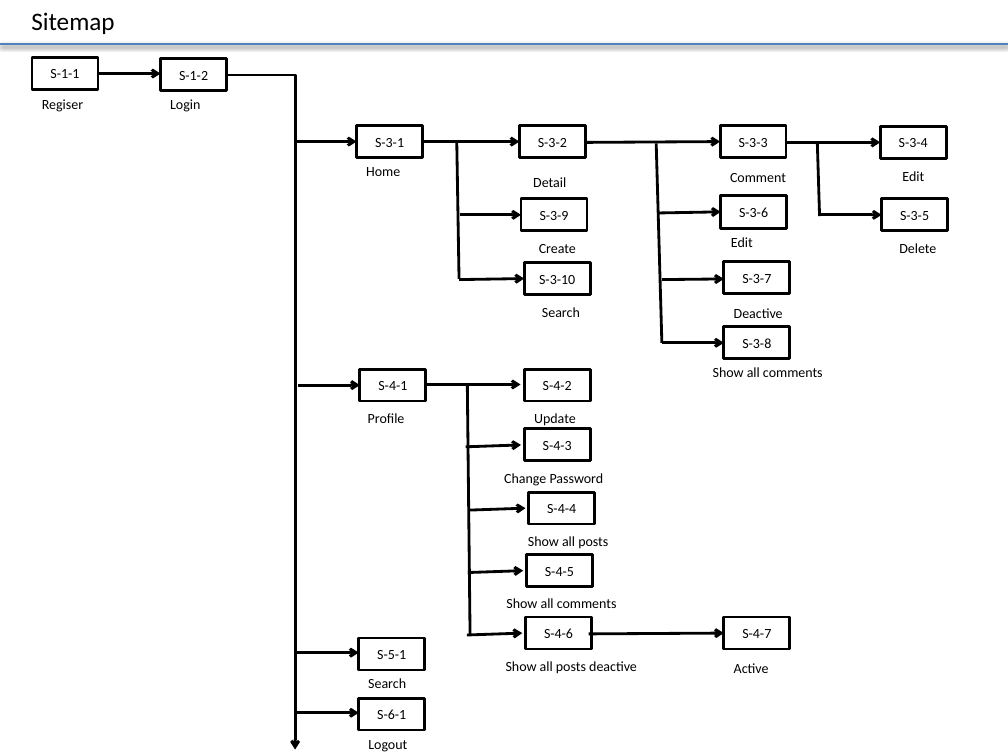
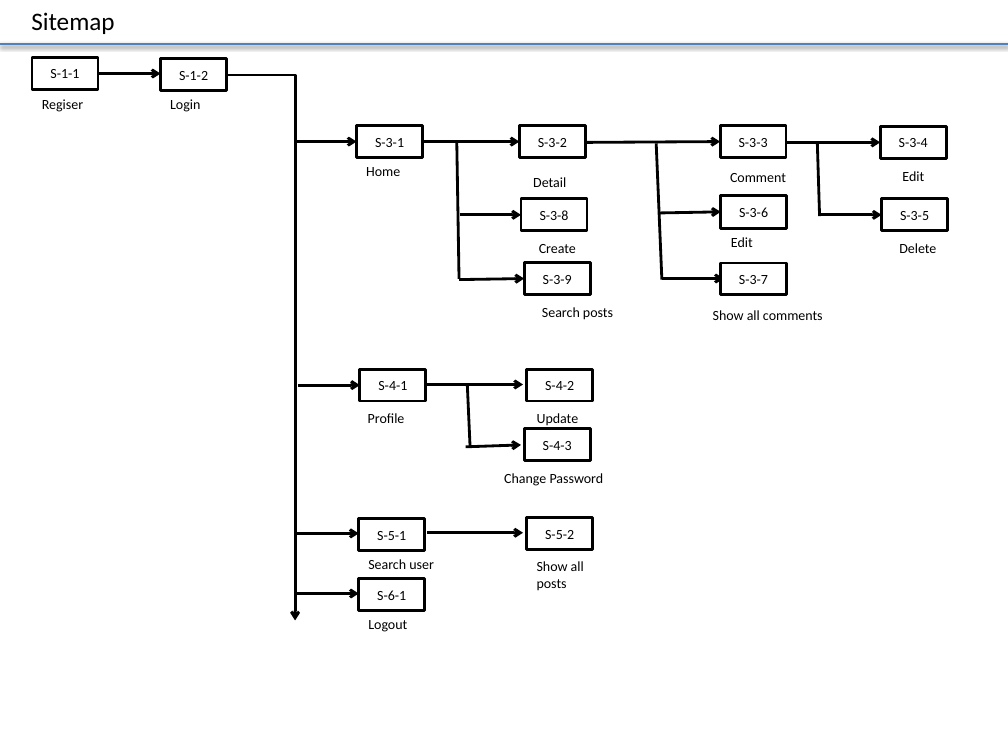
Before and after one commit to Mulodo-Java-Training/miniblog-le.dong, a slide deck: slide 2 of doc/frontend/wireframe/TRN-MiniBlog_WireframeDesign_DongLe.pptx. Drawn at 1008x756 pixels with LibreOffice and Linux fonts; fonts in the diff are those of the drawing. Boxes give left, top, right and bottom in pixels: in the first picture for what was removed or moved away, otherwise in the second. Text is boxed around its words. In the diff, an @@ line names an element or a change of style, - is before the commit and + after.

```diff
--- a/doc/frontend/wireframe/TRN-MiniBlog_WireframeDesign_DongLe.pptx
+++ b/doc/frontend/wireframe/TRN-MiniBlog_WireframeDesign_DongLe.pptx
@@ elbow arrow moved from (227, 75) - (295, 750) to (227, 75) - (295, 621) @@
@@ line moved from (656, 143) - (662, 343) to (656, 143) - (662, 279) @@
@@ text in rectangle at bbox=[540, 210, 569, 220]: text changed @@
-S-3-9
+S-3-8
@@ rectangle "S-3-7": place and size @@
-rectangle "S-3-7" at bbox=[724, 327, 789, 359]
+rectangle "S-3-7" at bbox=[721, 263, 786, 295]
@@ rectangle removed at bbox=[724, 262, 789, 294] @@
-S-3-7
@@ text in rectangle at bbox=[543, 275, 572, 284]: text changed @@
-S-3-10
+S-3-9
@@ arrow moved from (662, 343) - (724, 343) to (662, 278) - (724, 278) @@
@@ arrow removed from (662, 279) to (724, 279) @@
@@ text in rectangle at bbox=[739, 275, 768, 284]: text changed @@
-S-3-8
+S-3-7
@@ text at bbox=[542, 307, 613, 320]: text changed @@
-Search
+Search posts
@@ text "Show all comments": place and size @@
-text "Show all comments" at bbox=[713, 367, 823, 377]
+text "Show all comments" at bbox=[713, 310, 823, 320]
@@ text removed at bbox=[734, 308, 783, 318] @@
-Deactive
@@ arrow moved from (470, 510) - (525, 508) to (427, 384) - (523, 384) @@
@@ line moved from (468, 385) - (470, 635) to (468, 385) - (470, 447) @@
@@ rectangle removed at bbox=[528, 492, 594, 524] @@
-S-4-4
@@ 2 rectangles, 2 arrows, 1 text: place and size @@
-2 rectangles, 2 arrows, 1 text at bbox=[297, 638, 424, 752]
+2 rectangles, 2 arrows, 1 text at bbox=[297, 519, 424, 632]
@@ arrow moved from (424, 384) - (520, 384) to (427, 533) - (523, 533) @@
@@ rectangle "S-5-2": place and size @@
-rectangle "S-5-2" at bbox=[526, 554, 592, 587]
+rectangle "S-5-2" at bbox=[526, 517, 592, 549]
@@ text in rectangle at bbox=[545, 530, 574, 539]: text changed @@
-S-4-5
+S-5-2
@@ text at bbox=[368, 559, 434, 569]: text changed @@
-Search
+Search user
@@ text "Show all posts" rewrapped from bbox=[528, 536, 608, 549] to bbox=[537, 561, 584, 591] @@
@@ arrow removed from (468, 573) to (523, 571) @@
@@ text removed at bbox=[506, 598, 617, 608] @@
-Show all comments
@@ rectangle removed at bbox=[525, 617, 591, 649] @@
-S-4-6
@@ rectangle removed at bbox=[724, 617, 789, 649] @@
-S-4-7
@@ arrow removed from (467, 635) to (522, 633) @@
@@ arrow removed from (589, 634) to (724, 633) @@
@@ text removed at bbox=[506, 661, 637, 674] @@
-Show all posts deactive
@@ text removed at bbox=[734, 663, 769, 673] @@
-Active
```
Also in this commit, not shown: 6 other slides changed.
